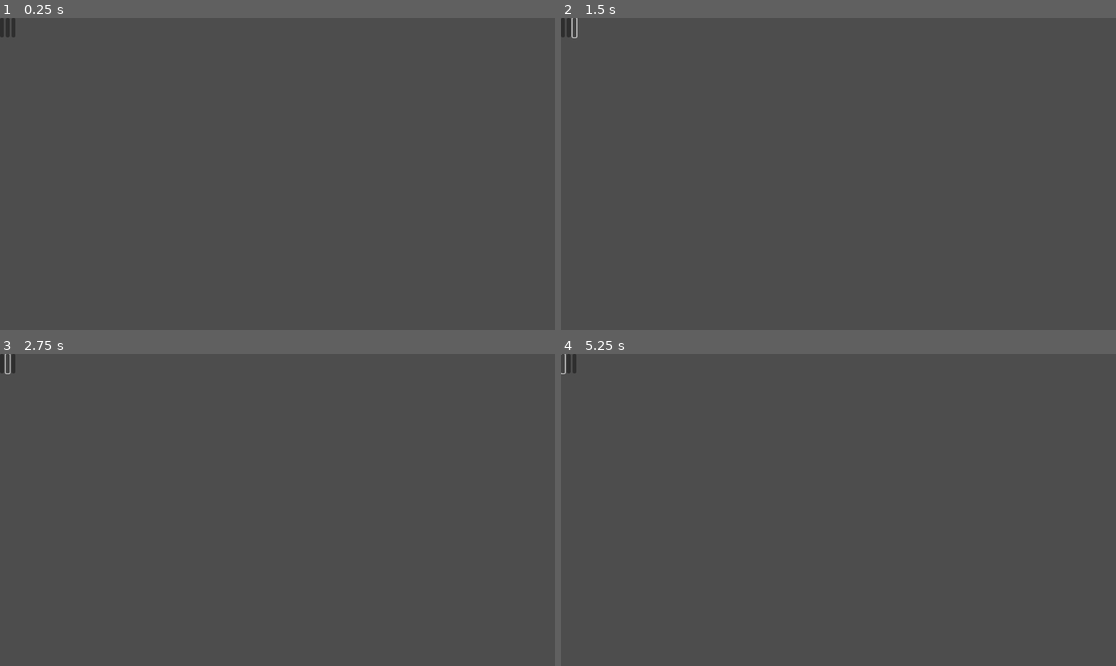
Above: before the commit, frames 1-4 (two rows, left to right).
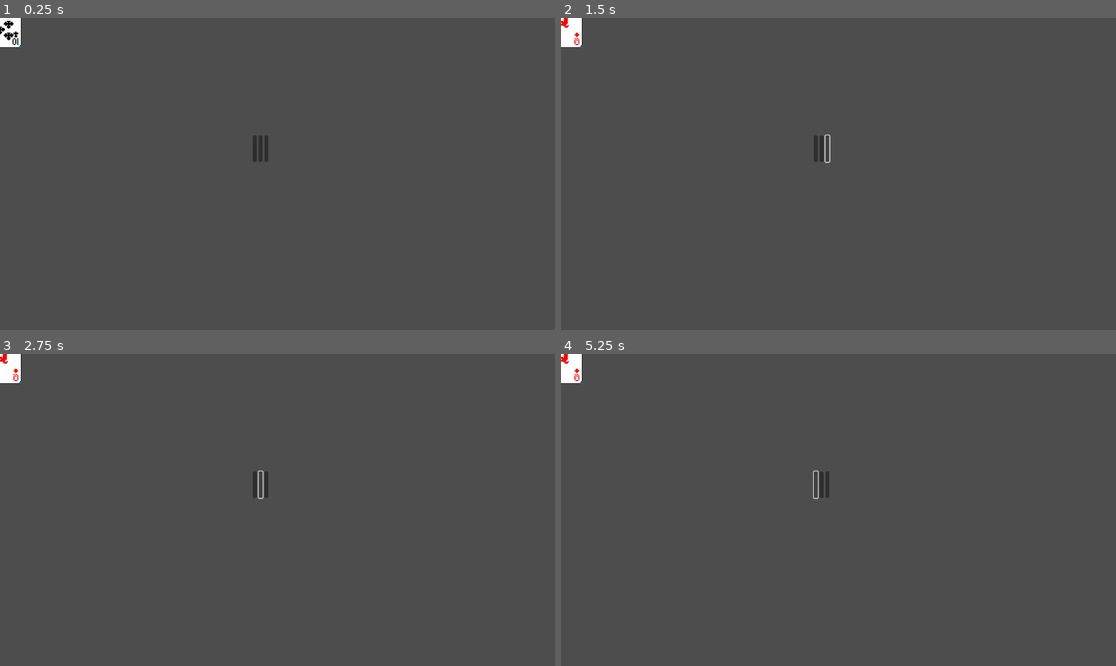
Above: after the commit, the same moments.

Repository: mehrad1w3/casino-clicker
Game: Godot game, scene res://scene/main.tscn
Same seed, same stepped clock (60 frames per second), same inputs: the game is played once before the commit and once after it.
Inputs (mouse positions are in pixels of both pictures, inside the frame that each line leads up to; where the layout moved, square brackets give the same spot in the first picture):
- Up to frame 1 (0.25 s): no input
- Up to frame 2 (1.5 s): click (816, 149) [561, 27] at 0.5 s; click (827, 149) [572, 27] at 1.25 s
- Up to frame 3 (2.75 s): click (260, 485) [5, 363] at 2 s
- Up to frame 4 (5.25 s): click (816, 485) [561, 363] at 2.75 s; click (821, 485) [566, 363] at 3.5 s; click (827, 485) [572, 363] at 4.25 s; click (816, 485) [561, 363] at 5 s

The runs differ from the first frame. In frame 1, 0.5% of the frame differs, in the area x 0-49%, y 0-47%; in frame 2, 0.5%; in frame 3, 0.5%; in frame 4, 0.5%.
Error before the commit: Invalid call. Nonexistent function 'clear' in base 'HBoxContainer'. (res://scripts/node_2d.gd:25)

Commit message:
Add card back image and update card display logic
Added back.png asset for card backs and updated show_card function to use Sprite2D for card rendering, including support for hidden cards. Adjusted main.tscn button layout and connected button signals to script methods. Improved round reset logic to properly clear card nodes.

Diff:
--- a/scene/main.tscn
+++ b/scene/main.tscn
@@ -22,8 +22,12 @@
 layout_mode = 2
 
 [node name="buttons" type="HBoxContainer" parent="."]
-offset_right = 40.0
-offset_bottom = 40.0
+offset_left = 525.0
+offset_top = 244.0
+offset_right = 867.0
+offset_bottom = 299.0
+size_flags_horizontal = 4
+size_flags_vertical = 4
 
 [node name="HitButton" type="Button" parent="buttons"]
 layout_mode = 2
@@ -33,3 +37,7 @@
 
 [node name="DoubleButton" type="Button" parent="buttons"]
 layout_mode = 2
+
+[connection signal="pressed" from="buttons/HitButton" to="." method="_on_hit_button_pressed"]
+[connection signal="pressed" from="buttons/StandButton" to="." method="_on_stand_button_pressed"]
+[connection signal="pressed" from="buttons/DoubleButton" to="." method="_on_double_button_pressed"]
--- a/scripts/node_2d.gd
+++ b/scripts/node_2d.gd
@@ -15,6 +15,11 @@
 func _ready():
 	start_new_round()
 
+
+	$buttons/HitButton.pressed.connect(_on_Hit_pressed)
+	$buttons/StandButton.pressed.connect(_on_Stand_pressed)
+	$buttons/DoubleButton.pressed.connect(_on_Double_pressed)
+
 func start_new_round():
 	deck = generate_deck()
 	shuffle_deck()
@@ -22,8 +27,12 @@
 	dealer_hand.clear()
 	player_total = 0
 	dealer_total = 0
-	player_cards.clear()
-	dealer_cards.clear()
+
+	for c in player_cards.get_children():
+		c.queue_free()
+	for c in dealer_cards.get_children():
+		c.queue_free()
+
 	game_state = GameState.PLAYER_TURN
 
 	deal_card_to_player()
@@ -76,13 +85,33 @@
 		aces -= 1
 	return total
 
-func show_card(card, container, hidden=false):
-	var lbl = Label.new()
+func show_card(card: Dictionary, container: HBoxContainer, hidden=false):
+	var sprite = Sprite2D.new()
+	var path = ""
+
 	if hidden:
-		lbl.text = "🂠"
+		path = "res://assets/back.png"
 	else:
-		lbl.text = card.rank + card.suit
-	container.add_child(lbl)
+		var rank = str(card.rank)
+		var suit = ""
+		match card.suit:
+			"♠": suit = "spades"
+			"♥": suit = "hearts"
+			"♦": suit = "diamonds"
+			"♣": suit = "clubs"
+		path = "res://assets/card_%s_%s.png" % [rank, suit]
+
+	if ResourceLoader.exists(path):
+		var tex = ResourceLoader.load(path)
+		if tex is Texture2D:
+			sprite.texture = tex
+			sprite.centered = true
+			sprite.scale = Vector2(0.1, 0.1)   #cards scale
+	else:
+		print("not found :", path)
+
+	container.add_child(sprite)
+
 
 func _on_Hit_pressed():
 	if game_state == GameState.PLAYER_TURN:
@@ -114,10 +143,10 @@
 func end_round():
 	game_state = GameState.ROUND_OVER
 	if player_total > 21:
-		print("win for player ")
+		print("player busted ")
 	elif dealer_total > 21 or player_total > dealer_total:
-		print("win for player ")
+		print("Player wins")
 	elif player_total == dealer_total:
-		print("draw ")
+		print("tie")
 	else:
-		print("dealer win ")
+		print("dealer win")
Binary file added: assets/back.png
Not shown, added: assets/back.png.import
